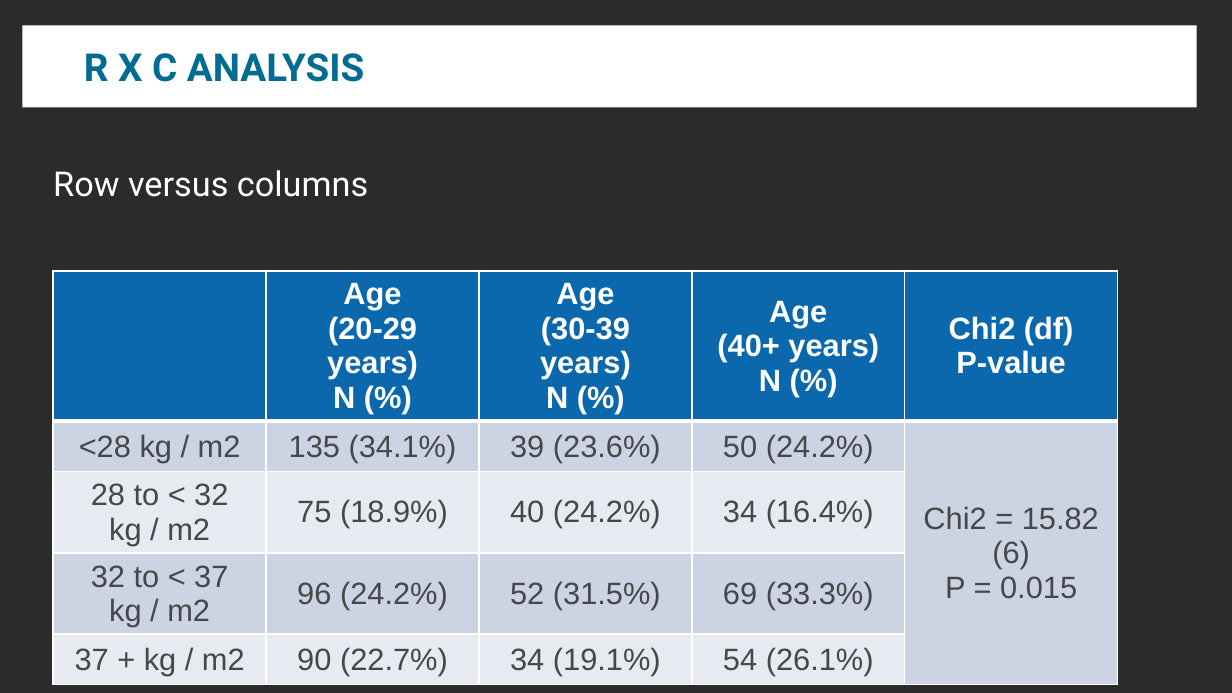
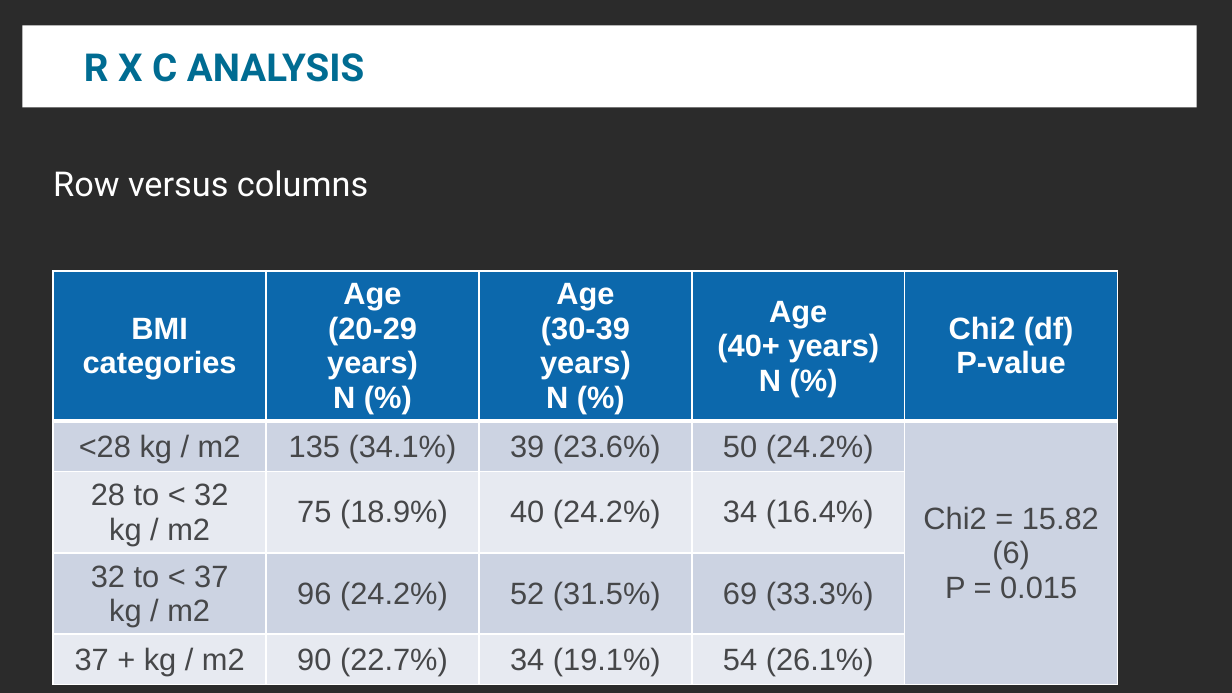
Before and after one commit to mbounthavong/VA-Resident-Study-Design-and-Biostats-Review, a slide deck: slide 15 of Presentations/3A - Multigroup comparisons.pptx. Drawn at 1232x693 pixels with LibreOffice and Linux fonts; fonts in the diff are those of the drawing; background and template pictures are left out; a plain dark background stands for a picture behind light text. Boxes give left, top, right and bottom in pixels: in the first picture for what was removed or moved away, otherwise in the second. Text is boxed around its words. In the diff, an @@ line names an element or a change of style, - is before the commit and + after.

```diff
--- a/Presentations/3A - Multigroup comparisons.pptx
+++ b/Presentations/3A - Multigroup comparisons.pptx
@@ table at [53, 271, 1119, 679] @@
-row 1, column 1: 
+row 1, column 1: BMI categories
```
Also in this commit, not shown: 1 other slide changed.
